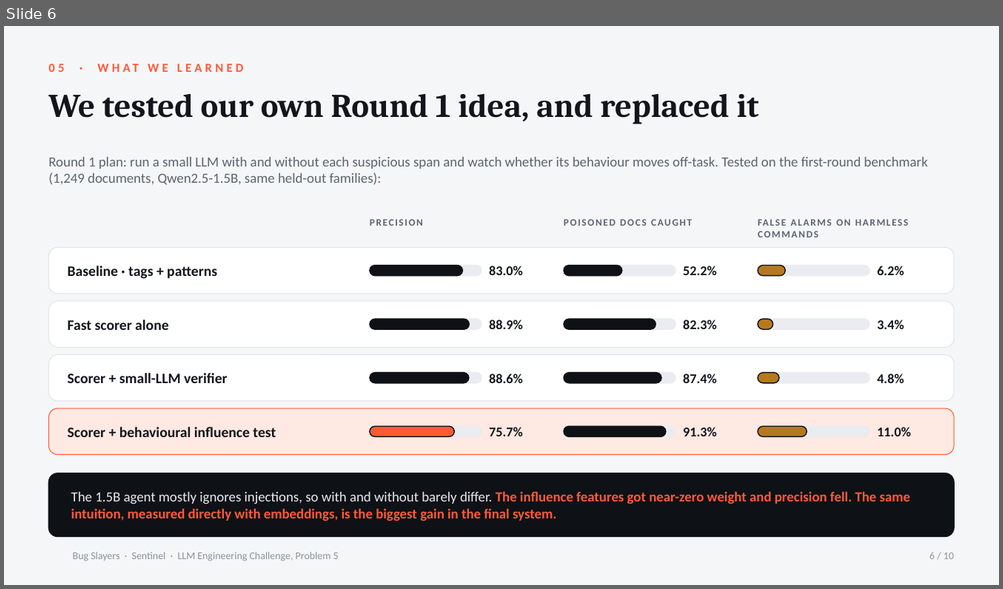
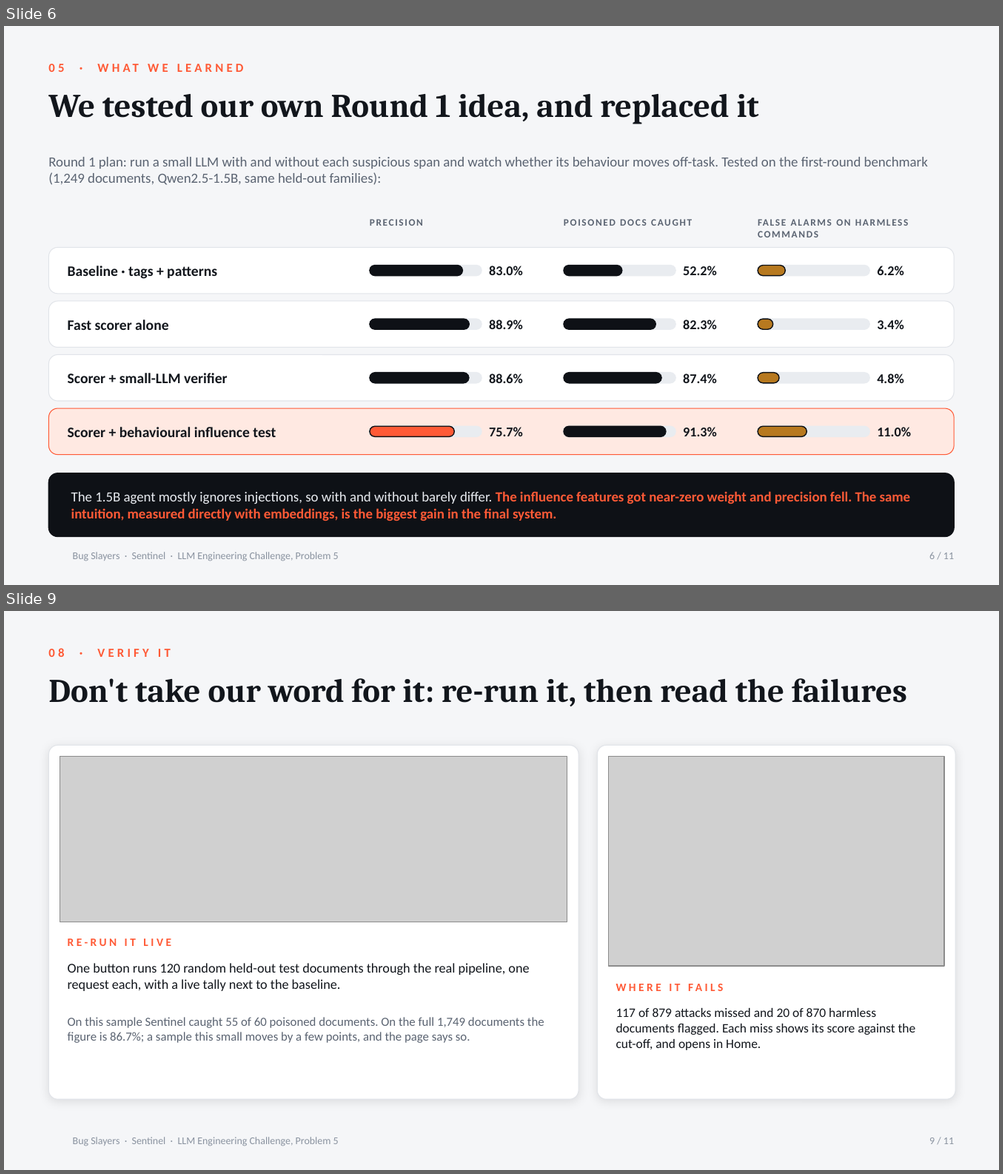
Before and after one commit to ananya24s/Sentinel, a slide deck: docs/BugSlayers_Sentinel_Round2.pptx. Shown one above the other, each under a label of ours: slide 6 before the commit, slides 6 and 9 after it; the slides between them are not shown. The pictures are 1003x589 and 1003x1174 pixels, drawn with LibreOffice and Linux fonts; fonts in the diff are those of the drawing; grey boxes stand for pictures; background and template pictures are left out. Boxes give left, top, right and bottom in pixels: in the first picture for what was removed or moved away, otherwise in the second. Text is boxed around its words. In the diff, an @@ line names an element or a change of style, - is before the commit and + after.

```diff
--- a/docs/BugSlayers_Sentinel_Round2.pptx
+++ b/docs/BugSlayers_Sentinel_Round2.pptx
@@ slide 9 added at <box>4,611,999,1170</box>, background #F5F6F8 @@
@@ text added at <box>48,648,170,657</box>, 12 pt, text #FF5A36, bold @@
+08 · VERIFY IT
@@ text added at <box>48,678,907,706</box>, 32 pt, text #12161C, bold @@
+Don't take our word for it: re-run it, then read the failures
@@ rounded rectangle added at <box>48,745,578,1099</box>, fill #FFFFFF, outline #E1E4E9 0.75 pt @@
@@ picture added at <box>60,757,567,922</box> @@
@@ rounded rectangle added at <box>597,745,956,1099</box>, fill #FFFFFF, outline #E1E4E9 0.75 pt @@
@@ picture added at <box>609,757,944,966</box> @@
@@ text added at <box>68,939,171,946</box>, 11 pt, text #FF5A36, bold @@
+RE-RUN IT LIVE
@@ text added at <box>68,963,529,991</box>, 13 pt, text #12161C @@
+One button runs 120 random held-out test documents through the real pipeline, one request each, with a live tally next to the baseline.
@@ text added at <box>616,980,936,999</box>, 11 pt, text #FF5A36, bold @@
+WHERE IT FAILS
@@ text added at <box>616,1008,916,1051</box>, 12.5 pt, text #12161C @@
+117 of 879 attacks missed and 20 of 870 harmless documents flagged. Each miss shows its score against the cut-off, and opens in Home.
@@ text added at <box>68,1017,544,1043</box>, 12 pt, text #5B6472 @@
+On this sample Sentinel caught 55 of 60 poisoned documents. On the full 1,749 documents the figure is 86.7%; a sample this small moves by a few points, and the page says so.
@@ text added at <box>73,1137,338,1146</box>, 10 pt, text #8A93A0 @@
+Bug Slayers · Sentinel · LLM Engineering Challenge, Problem 5
@@ text added at <box>929,1138,953,1145</box>, 10 pt, text #8A93A0 @@
+9 / 11
@@ slide 6 changed as well @@
@@ text at <box>929,552,953,560</box>: text changed @@
-6 / 10
+6 / 11
```
Also in this commit, not shown: 9 other slides changed, 6 other files.
